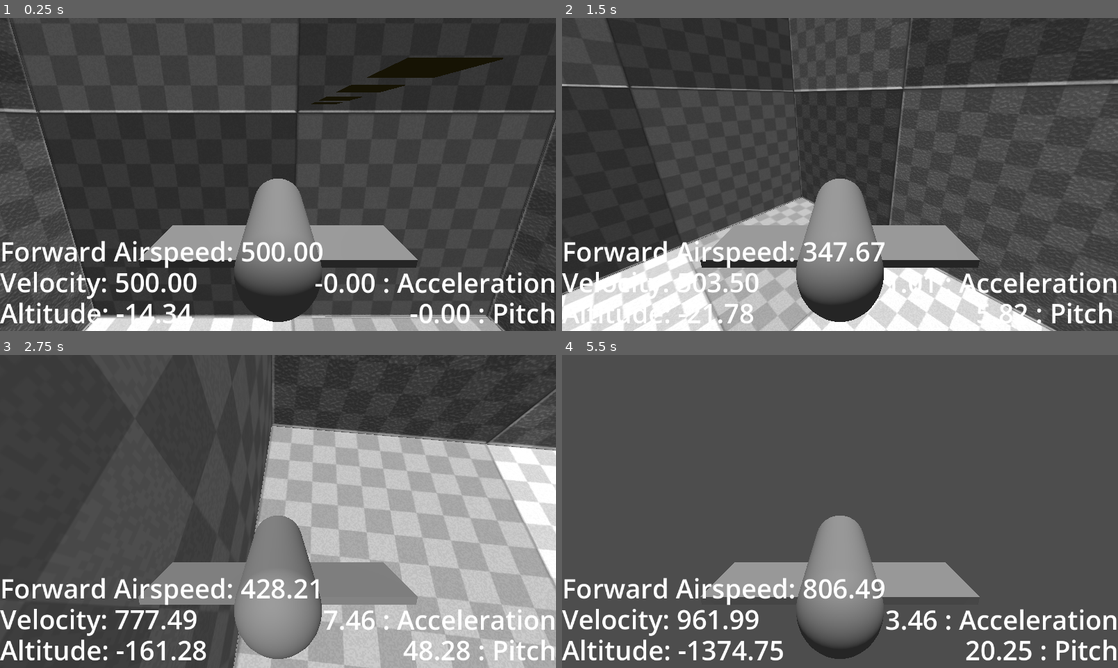
Above: before the commit, frames 1-4 (two rows, left to right).
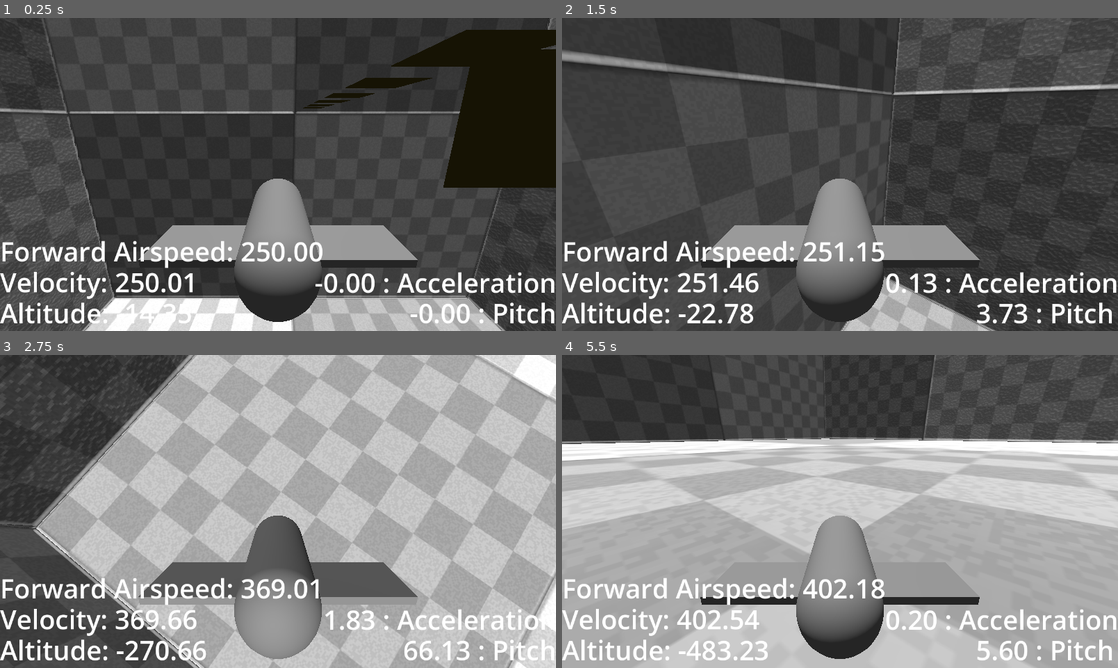
Above: after the commit, the same moments.

Repository: BeegFloppa15/Project_Airdrifter
Game: Godot game, scene res://Scenes/Levels/testing_scene_1.tscn
Two runs of this game, one before a commit and one after it. Both use one fixed random seed, a clock stepped at 60 frames per second and the inputs below.
Inputs:
- Up to frame 1 (0.25 s): no input
- Up to frame 2 (1.5 s): hold D (bank_right) 0.53-1.28 s; hold W (pitch_down) from 1.28 s (still down)
- Up to frame 3 (2.75 s): release W (pitch_down) at 2.03 s; hold D (bank_right) from 2.03 s (still down)
- Up to frame 4 (5.5 s): release D (bank_right) at 2.78 s; hold S (pitch_up) 2.78-3.53 s; hold A (bank_left) 3.53-5.03 s; hold W (pitch_down) from 5.03 s (still down)

The runs differ from the first frame. In frame 1, 21% of the frame differs, in the area x 0-100%, y 0-100%; in frame 2, 30%; in frame 3, 58%; in frame 4, 69%.

Commit message:
Reworked Elytra movement, requires more tweaking, but new script seems more stable and scalable

Diff:
--- a/airdrifter-v1/Gliders/ElytraGlider2.gd
+++ b/airdrifter-v1/Gliders/ElytraGlider2.gd
@@ -3,9 +3,10 @@
 
 ## If checked off, the scene will be displayed through the attatched camera
 @export var use_this_cam: bool = false
-@export var rotation_torque: float = 400
+@export var rotation_torque: float = 200
 #@export var angle_acceleration_curve: Curve
 var forward_dir: Vector3
+var old_forward_velo: Vector3
 @export var forward_velocity: Vector3
 @export var acceleration : float = 0.0
 @export var minimum_speed : float = 50
@@ -16,71 +17,42 @@
 	else:
 		$"3rdPerCamera".queue_free()
 
-func _physics_process(delta: float) -> void:
-	## Forward direction of travel
-	#var forward_local_axis: Vector3 = Vector3(0, 0, 1)
-	#forward_dir = (global_transform.basis * forward_local_axis).normalized()
-	#var delta_pitch = rotation.x * -1.0
-	#var delta_yaw = rotation.y * -1.0
-	#
-	## Measuring Forward Velocity
-	#forward_velocity = linear_velocity.project(forward_dir)
-	#
-	##Change the roll of the glider, and UPDATING forward direction
-	handle_input()
-	#forward_dir = (global_transform.basis * forward_local_axis).normalized()
-	#delta_pitch += rotation.x
-	#delta_yaw += rotation.y
-	#print(delta_pitch)
-	#print(delta_yaw)
-	#
-	## Determining Acceleration value based on pitch
-	##dot > 0 means glider pointed down
-	##dot < 0 means glider pointed up
-	#acceleration = Vector3.UP.dot(forward_dir) * -10
-	#var acceleration_vector = Vector3(forward_dir) * acceleration
-
-	# Chaning the direction of linear velocity
-	#state.linear_velocity -= forward_velocity
-	#var new_forward_velocity = Vector3(forward_dir) * forward_velocity.length()
-	#new_forward_velocity += acceleration_vector
-	#state.linear_velocity += new_forward_velocity
-	#
-	#state.apply_central_force(find_lift(new_forward_velocity))
-
+	old_forward_velo = Vector3.ZERO
 
 func _integrate_forces(state: PhysicsDirectBodyState3D) -> void:
-	# Forward direction of travel
+
+	state.linear_velocity -= old_forward_velo
+
+	# Pitch and rotate glider
+	handle_input()
+
+	# Finding forward DIRECTION (unit Vector)
 	var forward_local_axis: Vector3 = Vector3(0, 0, 1)
 	forward_dir = (global_transform.basis * forward_local_axis).normalized()
-	var delta_pitch = rotation.x * -1.0
-	var delta_yaw = rotation.y * -1.0
 
-	# Measuring Forward Velocity
-	forward_velocity = state.linear_velocity.project(forward_dir)
-
-	#Change the roll of the glider, and UPDATING forward direction
-	#handle_input(state)
-	forward_dir = (global_transform.basis * forward_local_axis).normalized()
-
-
-	# Determining Acceleration value based on pitch
+	# dot product between the forward direction and Vector3.UP:
 	#dot > 0 means glider pointed down
 	#dot < 0 means glider pointed up
-	acceleration = Vector3.UP.dot(forward_dir) * -10
-	var acceleration_vector = Vector3(forward_dir) * acceleration
+	acceleration = Vector3.UP.dot(forward_dir) * -2
 
-	# Chaning the direction of linear velocity
-	state.linear_velocity -= forward_velocity
-	var new_forward_velocity = Vector3(forward_dir) * forward_velocity.length()
-	new_forward_velocity += acceleration_vector
-	state.linear_velocity += new_forward_velocity
+	forward_velocity = forward_dir * (old_forward_velo.length() + acceleration)
 
-	state.apply_central_force(find_lift(new_forward_velocity))
+	state.linear_velocity += forward_velocity
+
+	state.apply_central_force(find_lift(forward_velocity))
+
+	old_forward_velo = state.linear_velocity.project(forward_dir)
+
+func _physics_process(delta: float) -> void:
+	#Clamping values to stop unwanted rotational behavior (my silly billy ahh ahh keeps forgetting
+	# to do deg_to_rad
+	rotation = rotation.clamp(Vector3(deg_to_rad(-85.0), -10, 0.0), Vector3(deg_to_rad(85.0), 10, 0.0))
 
 func find_lift(forward_velocity: Vector3):
 	var max_lift = 30.0;
 	var up_dir = forward_velocity.normalized().rotated((global_transform.basis * Vector3(-1, 0, 0)).normalized(), deg_to_rad(90))
+	#up_dir.x = 0
+	#up_dir.z = 0
 	var lift_force = min(forward_velocity.length() * 0.7, max_lift)
 	return up_dir * lift_force
 
--- a/airdrifter-v1/Gliders/glider_v_1.tscn
+++ b/airdrifter-v1/Gliders/glider_v_1.tscn
@@ -25,7 +25,7 @@
 physics_material_override = SubResource("PhysicsMaterial_eub4b")
 inertia = Vector3(50, 50, 50)
 linear_damp_mode = 1
-angular_damp = 7.0
+angular_damp = 2.0
 script = ExtResource("1_fv0t4")
 
 [node name="Mesh" type="Node3D" parent="."]
--- a/airdrifter-v1/Scenes/Levels/testing_scene_1.tscn
+++ b/airdrifter-v1/Scenes/Levels/testing_scene_1.tscn
@@ -33,7 +33,7 @@
 
 [node name="Glider V1" parent="." instance=ExtResource("1_ub46j")]
 transform = Transform3D(1, -2.98023e-08, 0, 2.98023e-08, 1, 0, -1.77636e-15, 0, 1, 37, -14.1304, -25)
-linear_velocity = Vector3(0, 0, 500)
+linear_velocity = Vector3(0, 0, 250)
 use_this_cam = true
 
 [node name="Glider V2" parent="." instance=ExtResource("2_hi084")]
